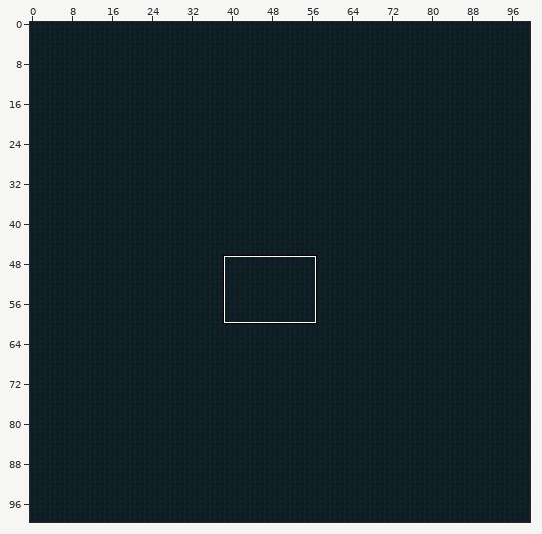
Two versions of a level (Tiled map (JSON), LostAndDivine.ClientMonoGame/Content/Sectors/10_8.tmj). The picture above shows the old version from afar; the outline marks the close-up.
Close-up. Earlier state:
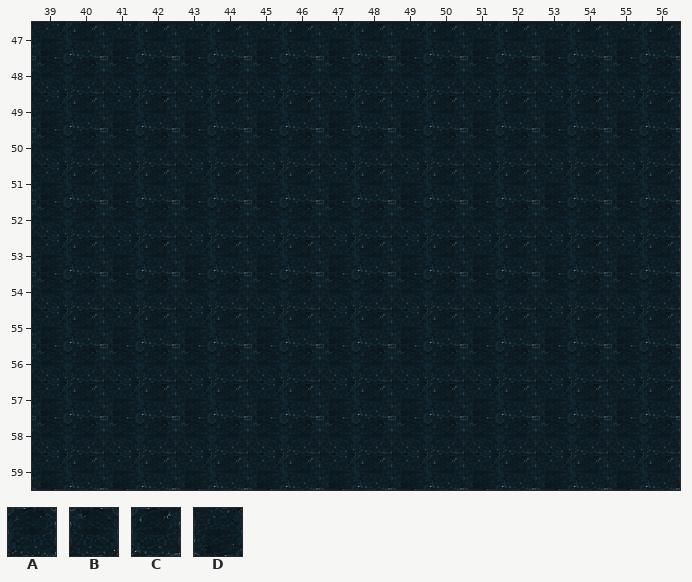
Cells are 64x64 px. Shown: x 39..56, y 47..59. The commit also changed other parts of the map, which this record leaves out.
Key: from "World-Tilemap": A 99, B 100, C 129, D 130.
_ is an empty cell.
Layer "Слой тайлов 1" before, first column x 39:
47 DCDCDCDCDCDCDCDCDC
48 BABABABABABABABABA
49 DCDCDCDCDCDCDCDCDC
50 BABABABABABABABABA
51 DCDCDCDCDCDCDCDCDC
52 BABABABABABABABABA
53 DCDCDCDCDCDCDCDCDC
54 BABABABABABABABABA
55 DCDCDCDCDCDCDCDCDC
56 BABABABABABABABABA
57 DCDCDCDCDCDCDCDCDC
58 BABABABABABABABABA
59 DCDCDCDCDCDCDCDCDC
Once edited:
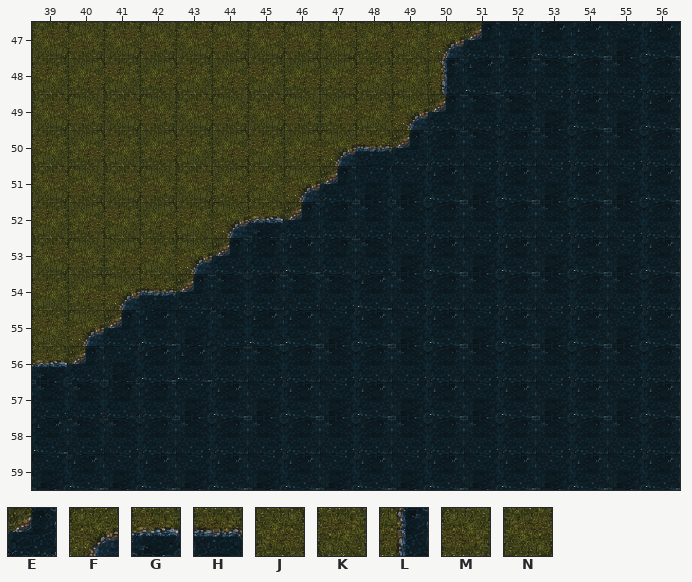
Further tiles: from "World-Tilemap": E 41, F 68, G 69, H 70, J 91, K 92, L 98, M 121, N 122.
Changes in this commit:
Layer "Слой тайлов 1":
Tile B gives way to tile A in row 52 at x 47; in row 54 at x 45.
Tile C gives way to tile A in row 57 at x 42.
Tile D gives way to tile A in row 53 at x 45 and 47; in row 57 at x 41.
Tile A gives way to tile B in row 52 at x 48; in row 54 at x 44 and 46; in row 58 at x 40.
Tile C gives way to tile B in row 49 at x 52; in row 53 at x 48; in row 55 at x 44; in row 57 at x 40.
Tile D gives way to tile B in row 49 at x 51; in row 57 at x 39.
Tile A gives way to tile C in row 54 at x 48; in row 56 at x 42.
Tile B gives way to tile C in row 48 at x 51; in row 56 at x 43; in row 58 at x 39.
Tile D gives way to tile C in row 47 at x 53; in row 55 at x 45.
Tile B gives way to tile D in row 56 at x 41.
Tile C gives way to tile D in row 47 at x 52; in row 51 at x 48.
Tile A gives way to tile E in row 52 at x 46; in row 56 at x 40.
Tile B gives way to tile E in row 50 at x 49; in row 54 at x 43.
Tile C gives way to tile E in row 49 at x 50; in row 53 at x 44.
Tile D gives way to tile E in row 47 at x 51; in row 51 at x 47; in row 55 at x 41.
Tile A gives way to tile F in row 52 at x 44.
Tile B gives way to tile F in row 50 at x 47; in row 54 at x 41.
Tile C gives way to tile F in row 47 at x 50; in row 51 at x 46; in row 55 at x 40.
Tile D gives way to tile F in row 49 at x 49; in row 53 at x 43.
Tile B gives way to tile G in row 52 at x 45; in row 56 at x 39.
Tile A gives way to tile H in row 50 at x 48; in row 54 at x 42.
Tile A gives way to tile J in row 48 at x 40, 42, 44 and 46; in row 50 at x 40, 42, 44 and 46; in row 52 at x 40 and 42; in row 54 at x 40.
Tile B gives way to tile J in row 48 at x 47.
Tile C gives way to tile J in row 47 at x 48; in row 51 at x 44.
Tile D gives way to tile J in row 49 at x 47; in row 53 at x 41.
Tile A gives way to tile K in row 48 at x 48.
Tile B gives way to tile K in row 48 at x 39, 41, 43, 45 and 49; in row 50 at x 39, 41, 43 and 45; in row 52 at x 39, 41 and 43; in row 54 at x 39.
Tile C gives way to tile K in row 49 at x 48; in row 53 at x 42.
Tile D gives way to tile K in row 47 at x 49; in row 51 at x 45; in row 55 at x 39.
Tile A gives way to tile L in row 48 at x 50.
Tile C gives way to tile M in row 47 at x 40, 42, 44 and 46; in row 49 at x 40, 42, 44 and 46; in row 51 at x 40 and 42; in row 53 at x 40.
Tile D gives way to tile N in row 47 at x 39, 41, 43, 45 and 47; in row 49 at x 39, 41, 43 and 45; in row 51 at x 39, 41 and 43; in row 53 at x 39.
Pixel boxes of the changes (left, top, right, bottom) in both close-ups:
changed: (32, 22, 572, 454)
